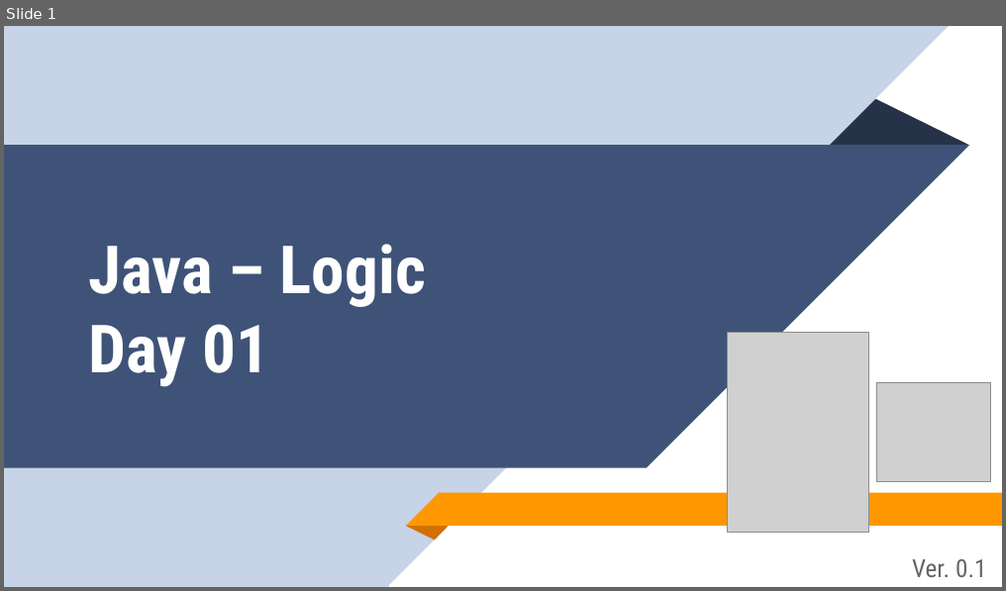
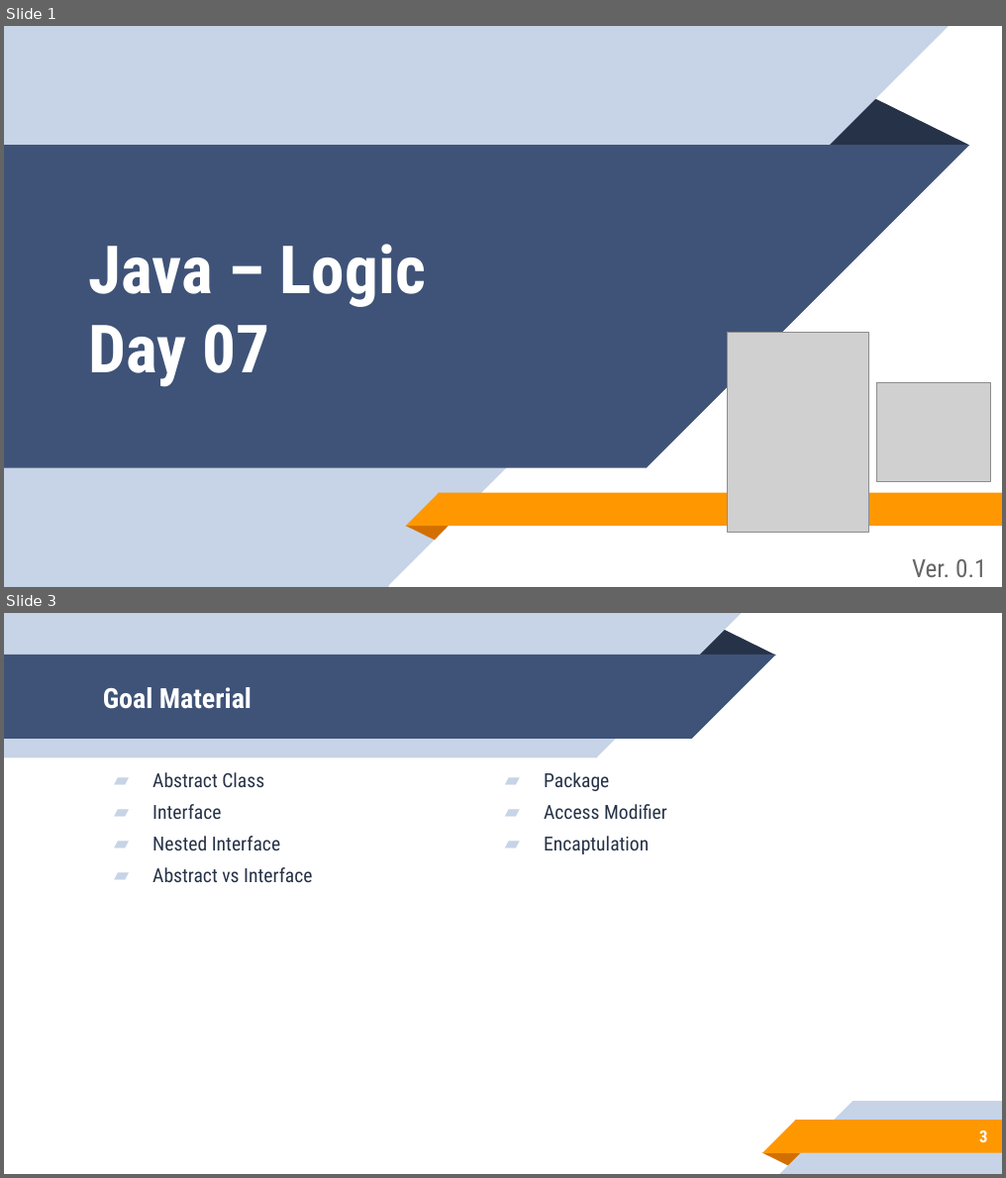
Before and after one commit to aronipurwanto/materi-xa, a slide deck: java/java-logic/Slide-Java-Logic-07.pptx. Shown one above the other, each under a label of ours: slide 1 before the commit, slides 1 and 3 after it; the slides between them are not shown. The pictures are 1006x591 and 1006x1178 pixels, drawn with LibreOffice and Linux fonts; fonts in the diff are those of the drawing; grey boxes stand for pictures. Boxes give left, top, right and bottom in pixels: in the first picture for what was removed or moved away, otherwise in the second. Text is boxed around its words. In the diff, an @@ line names an element or a change of style, - is before the commit and + after.

Commit message:
update logic 6

```diff
--- a/java/java-logic/Slide-Java-Logic-07.pptx
+++ b/java/java-logic/Slide-Java-Logic-07.pptx
@@ slide 3 added at (4,613,1002,1174), background #FFFFFF @@
@@ group added at (4,613,775,758): 2 rectangles, 2 right triangles, 1 triangle @@
@@ title added at (103,687,252,709), 20 pt, text #FFFFFF, bold @@
+Goal Material
@@ text added at (152,772,312,882), 14 pt, text #263248 @@
+▰ Abstract Class
+▰ Interface
+▰ Nested Interface
+▰ Abstract vs Interface
@@ text added at (544,772,667,855), 14 pt, text #263248 @@
+▰ Package
+▰ Access Modifier
+▰ Encaptulation
@@ group added at (762,1101,1002,1173): 2 rectangles, 2 right triangles, 1 triangle @@
@@ page number added at (979,1131,987,1143), 12 pt, text #FFFFFF, bold @@
+3
@@ slide 1 changed as well @@
@@ title at (89,244,426,387): text changed @@
-Java – Logic
-Day 01
+Java – Logic
+Day 07
```
Also in this commit, not shown: 12 other slides changed, 39 other slides added, 21 slides removed, 41 other files.
